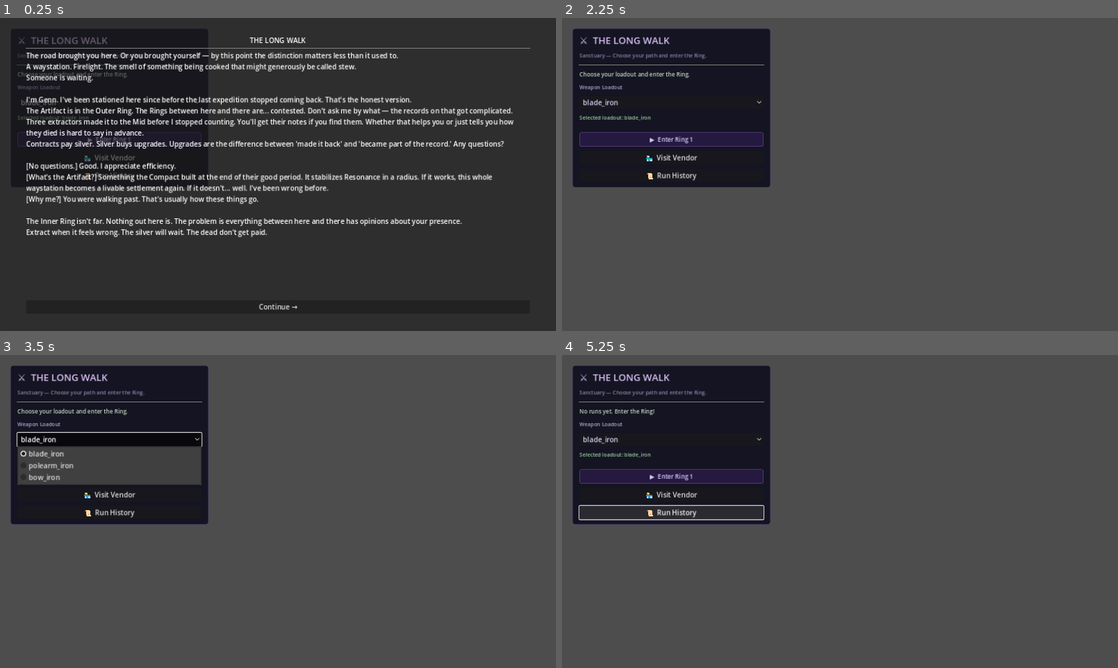
Above: before the commit, frames 1-4 (two rows, left to right).
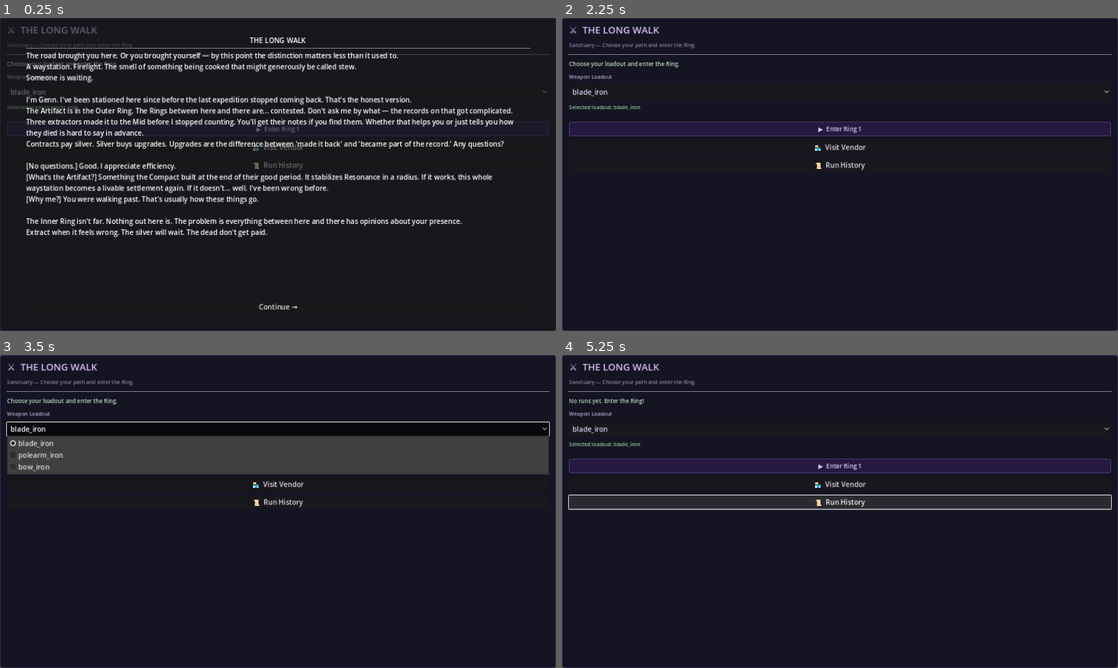
Above: after the commit, the same moments.

Repository: cbradshaw11/game-concept
Game: Godot game, scene res://scenes/main.tscn
Same seed, same stepped clock (60 frames per second), same inputs: the game is played once before the commit and once after it.
Inputs:
- Up to frame 1 (0.25 s): no input
- Up to frame 2 (2.25 s): click "▶ Enter Ring 1" at 0.5 s; click "▶ Enter Ring 1" at 1.25 s; click "Continue →" at 2 s
- Up to frame 3 (3.5 s): click "blade_iron" at 2.75 s
- Up to frame 4 (5.25 s): click "🏪 Visit Vendor" at 3.5 s; click "← Back to Sanctuary" at 4.25 s; click "📜 Run History" at 5 s

The runs differ from the first frame. In frame 1, 1.4% of the frame differs, in the area x 1-99%, y 2-55%; in frame 2, 86%; in frame 3, 79%; in frame 4, 87%, in the area x 0-100%, y 0-100%.

Commit message:
fix: anchor PrepScreen and RunScreen to full rect so they fill the game window

Diff:
--- a/game/scenes/ui/flow_ui.tscn
+++ b/game/scenes/ui/flow_ui.tscn
@@ -102,10 +102,15 @@
 script = ExtResource("1_jn33y")
 
 [node name="PrepScreen" type="PanelContainer" parent="."]
-offset_left = 24.0
-offset_top = 24.0
-offset_right = 480.0
-offset_bottom = 320.0
+anchors_preset = 15
+anchor_right = 1.0
+anchor_bottom = 1.0
+offset_left = 0.0
+offset_top = 0.0
+offset_right = 0.0
+offset_bottom = 0.0
+grow_horizontal = 2
+grow_vertical = 2
 theme_override_styles/panel = SubResource("StyleBoxFlat_panel")
 
 [node name="PrepVBox" type="VBoxContainer" parent="PrepScreen"]
@@ -156,10 +161,15 @@
 
 [node name="RunScreen" type="PanelContainer" parent="."]
 visible = false
-offset_left = 24.0
-offset_top = 110.0
-offset_right = 520.0
-offset_bottom = 400.0
+anchors_preset = 15
+anchor_right = 1.0
+anchor_bottom = 1.0
+offset_left = 0.0
+offset_top = 0.0
+offset_right = 0.0
+offset_bottom = 0.0
+grow_horizontal = 2
+grow_vertical = 2
 
 [node name="RunVBox" type="VBoxContainer" parent="RunScreen"]
 theme_override_constants/separation = 10
